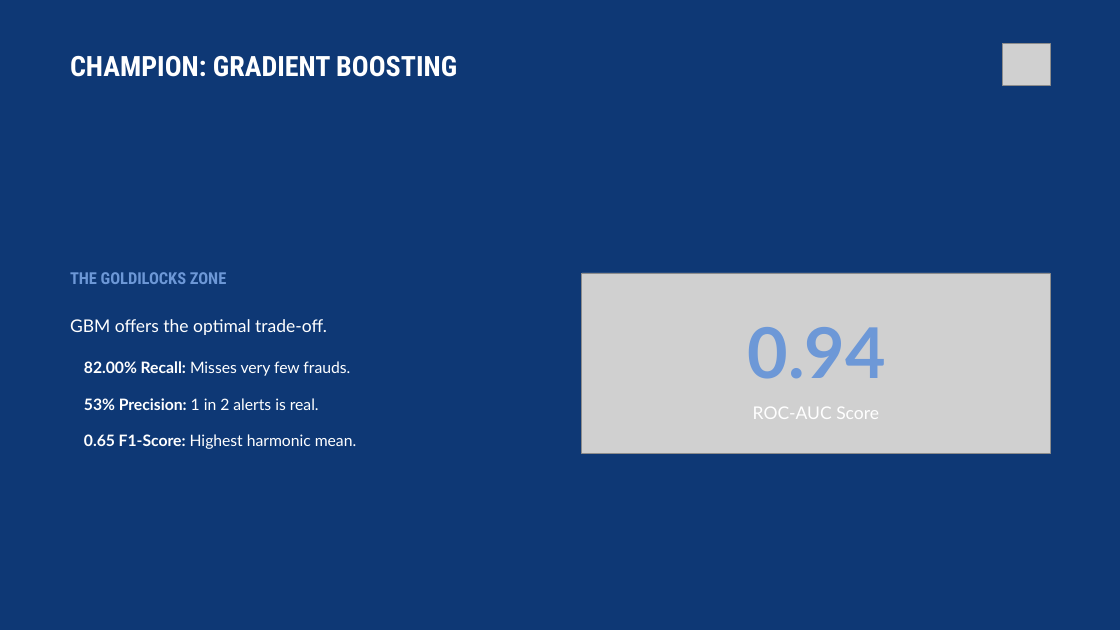
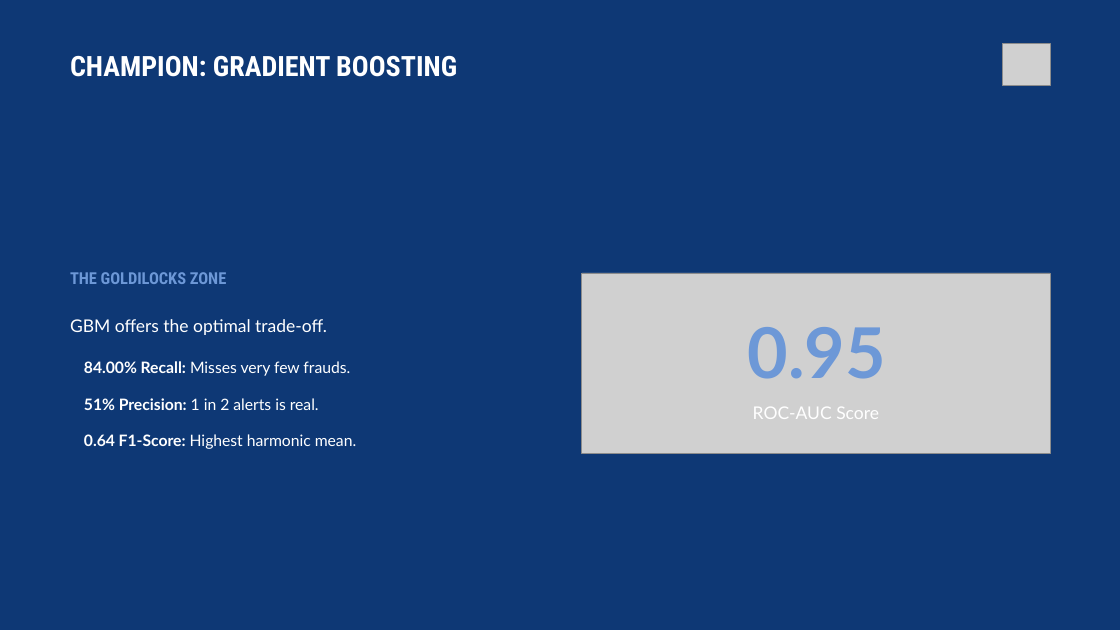
Before and after one commit to Ali-Tharwat/fraud_detection_project, a slide deck: slide 25 of reports/presentation.pptx (slide 22 before the commit). Drawn at 1120x630 pixels with LibreOffice and Linux fonts; fonts in the diff are those of the drawing; grey boxes stand for pictures; background and template pictures are left out. Boxes give left, top, right and bottom in pixels: in the first picture for what was removed or moved away, otherwise in the second. Text is boxed around its words. In the diff, an @@ line names an element or a change of style, - is before the commit and + after.

```diff
--- a/reports/presentation.pptx
+++ b/reports/presentation.pptx
@@ text at [748, 327, 886, 379]: text changed @@
-0.94
+0.95
@@ text at [84, 361, 350, 376]: text changed @@
-82.00% Recall: Misses very few frauds.
+84.00% Recall: Misses very few frauds.
@@ text at [84, 398, 319, 410]: text changed @@
-53% Precision: 1 in 2 alerts is real.
+51% Precision: 1 in 2 alerts is real.
@@ text at [84, 434, 356, 449]: text changed @@
-0.65 F1-Score: Highest harmonic mean.
+0.64 F1-Score: Highest harmonic mean.
```
Also in this commit, not shown: 20 other slides changed, 5 slides added, 1 slide removed, 1 other file.
